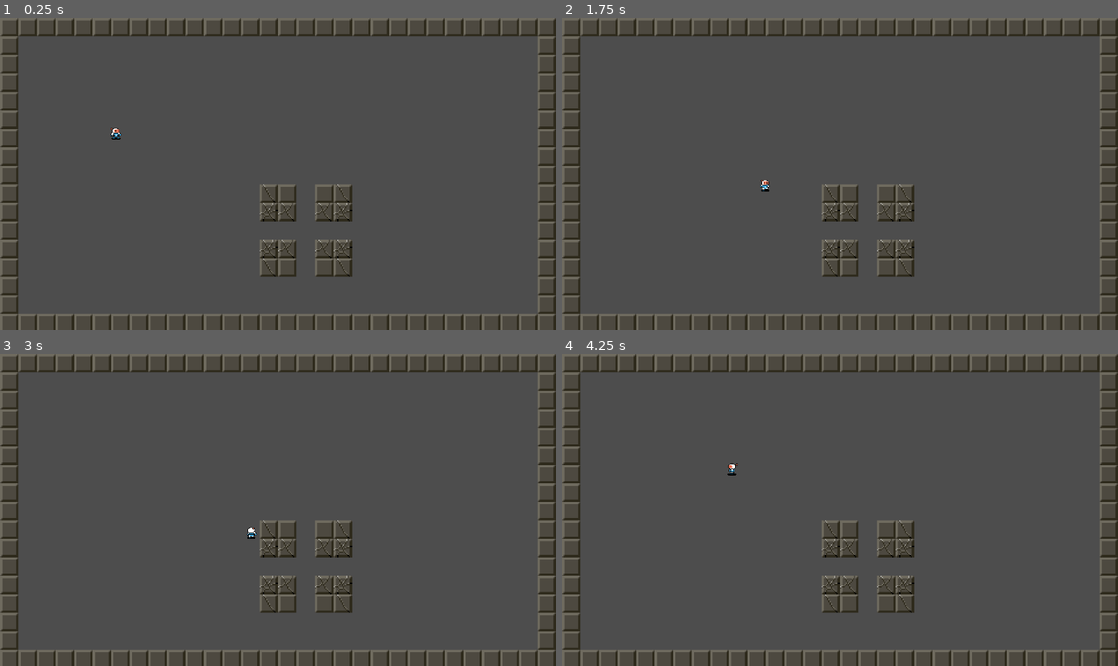
Above: before the commit, frames 1-4 (two rows, left to right).
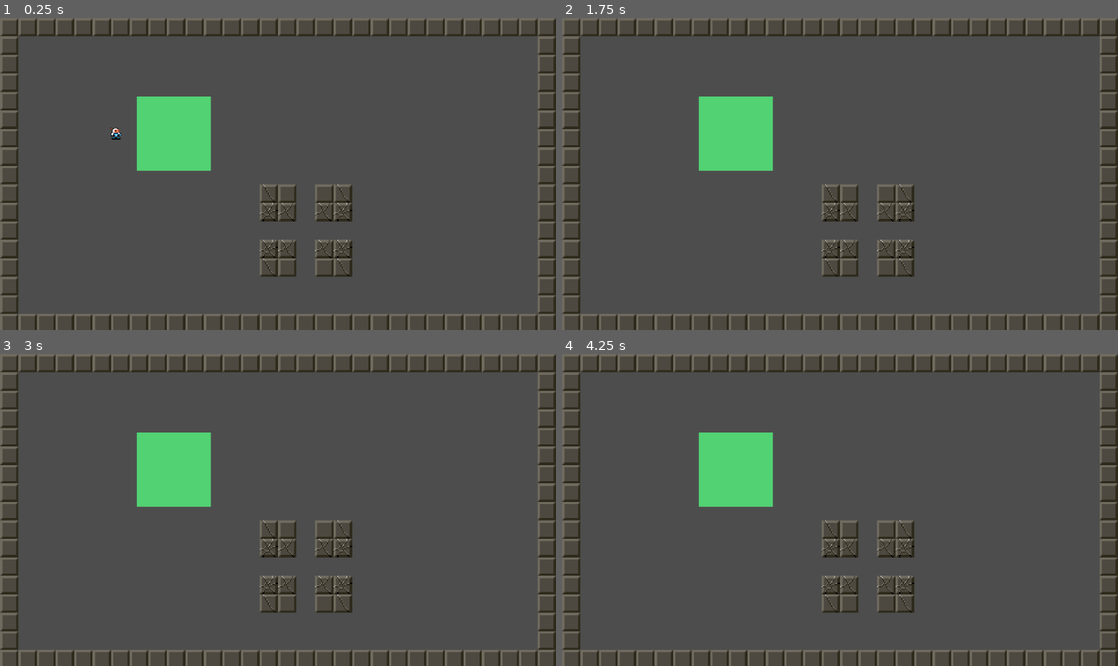
Above: after the commit, the same moments.

Repository: jpgringo/ggp_sim_001
Game: Godot game, scene res://Resources/main.tscn
Same seed, same stepped clock (60 frames per second), same inputs: the game is played once before the commit and once after it. The project has no main scene, so this scene is started directly.
Inputs:
- Up to frame 1 (0.25 s): no input
- Up to frame 2 (1.75 s): tap Enter at 0.5 s; hold D (ui_right) 0.53-1.28 s; hold S (ui_down) from 1.28 s (still down)
- Up to frame 3 (3 s): release S (ui_down) at 2.03 s; hold D (ui_right) 2.03-2.78 s; tap Space at 2.75 s; hold W (ui_up) from 2.78 s (still down)
- Up to frame 4 (4.25 s): release W (ui_up) at 3.53 s; hold A (ui_left) from 3.53 s (still down)

The runs differ from the first frame. In frame 1, 3.2% of the frame differs, in the area x 24-38%, y 25-49%; in frame 2, 3.2%, in the area x 24-38%, y 25-56%; in frame 3, 3.2%; in frame 4, 3.2%.

Commit message:
added a maze target; agents are now 'consumed' when they reach it

Diff:
--- a/maze-simulation-environment/Scripts/maze.gd
+++ b/maze-simulation-environment/Scripts/maze.gd
@@ -19,12 +19,23 @@
 
 var rng = RandomNumberGenerator.new()
 
+class DrawerRect:
+	extends Node2D
+	var size: Vector2
+
+	func _ready():
+		queue_redraw()
+
+	func _draw():
+		draw_rect(Rect2(Vector2.ZERO, size), Color(1, 0, 0, 0.5))
+
 func _ready():
 	Global.maze_scene = self
 	create_maze()
 
 func create_maze():
 	generate_unbreakables()
+	create_target()
 
 func generate_unbreakables():
 	#--------------------------------- Unbreakables ------------------------------
@@ -33,6 +44,26 @@
 		for y in range(map_height):
 			if x == 0 or x == map_width - 1 or y == 0 or y == map_height - 1:
 				unbreakable_layer.set_cell(Vector2i(x, y + map_offset), UNBREAKABLE_TILE_ID, Vector2i(0, 0), 0)
+
+func create_target():
+	var area = Area2D.new()
+	var shape = RectangleShape2D.new()
+	shape.extents = Vector2(32,32)
+
+	var collision = CollisionShape2D.new()
+	collision.shape = shape
+	area.add_child(collision)
+
+	var target = Node2D.new()
+	target.set_script(preload("res://Scripts/maze_target.gd"))
+	target.size = shape.extents * 2
+	target.color = Color(0.33, 1, 0.5, 0.75)
+	target.position = -shape.extents
+	area.add_child(target)
+
+	area.position = Vector2(150, 100)
+	area.body_entered.connect(_on_body_entered)
+	add_child(area)
 
 
 func spawn_players(player_scene, instance_count = 1):
@@ -74,3 +105,8 @@
 	# Remove and destroy all spawned players
 	for player in spawned_players.get_children():
 		player.queue_free()
+
+func _on_body_entered(body):
+	print("**** BODY ENTERED ****:", body.name)
+	body.queue_free()
+	Global.transmit("reached_target", {"agent": body.get_instance_id()})
--- /dev/null
+++ b/maze-simulation-environment/Scripts/maze_target.gd
@@ -0,0 +1,13 @@
+extends Node2D
+var size: Vector2
+var color: Color
+
+func _ready():
+	queue_redraw()
+
+
+func _draw():
+	draw_rect(Rect2(Vector2.ZERO, size), color)
+
+func _on_body_entered(body):
+	print("Body entered detection zone:", body.name)
Not shown, added: maze-simulation-environment/Scripts/maze_target.gd.uid
